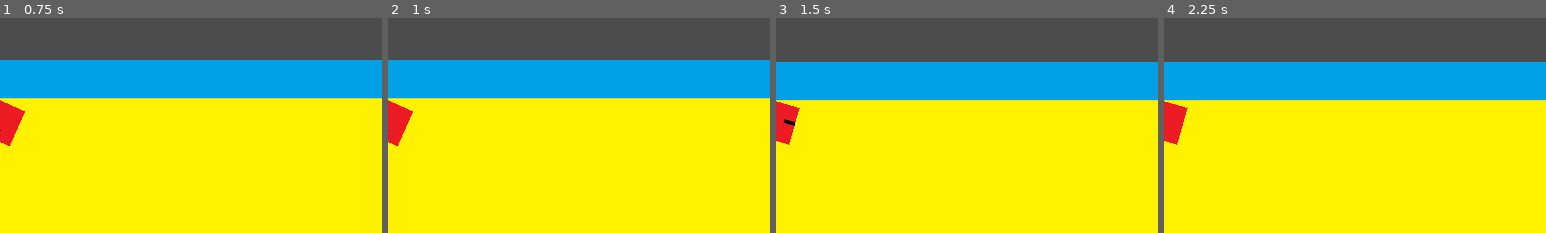
Above: before the commit, frames 1-4 (left to right).
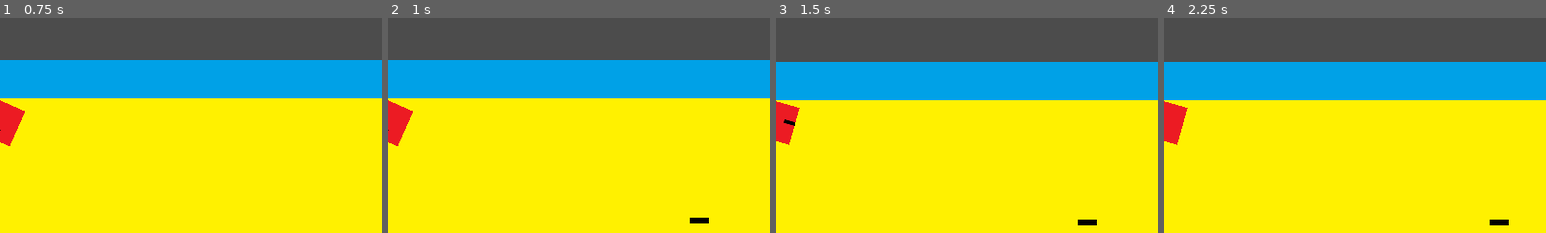
Above: after the commit, the same moments.

Repository: devmcclu/Project-FreeGUN
Game: Godot game, scene res://levels/Main.tscn
The game is run twice, just before and just after one commit, with the same random seed, the same clock (stepped at 60 frames per second) and the same inputs. This scene is started directly instead of the project's main scene.
Inputs (mouse positions are % of the whole screen's width and height, from its top left):
- Up to frame 1 (0.75 s): tap Enter at 0.5 s; move the mouse to (45, 70) at 0.52 s; hold W (player_move_up) from 0.53 s (still down); click (45, 70) at 0.6 s
- Up to frame 2 (1 s): keep holding W (player_move_up)
- Up to frame 3 (1.5 s): keep holding W (player_move_up); tap Space at 1.25 s; move the mouse to (80, 65) at 1.27 s; tap 1 (switch_weapon_1) at 1.35 s
- Up to frame 4 (2.25 s): tap Enter at 2 s; move the mouse to (20, 35) at 2.02 s; release W (player_move_up) at 2.03 s; hold A (player_move_left) from 2.03 s (still down); tap 2 (switch_weapon_2) at 2.1 s
The pictures show only the part of the screen within x 50-100%, y 26-76%; the shares and areas given below are measured in that part.

Frame 1 is identical in both runs. In frame 2, 0.1% of the frame differs, in the area x 79-84%, y 92-96%; in frame 3, 0.1%; in frame 4, 0.1%.
Error after the commit: Invalid get index 'global_position' (on base: 'null instance'). (res://characters/enemy/enemy.gd:34)

Commit message:
Refactor enemy script

Diff:
--- a/characters/enemy/enemy.tscn
+++ b/characters/enemy/enemy.tscn
@@ -9,7 +9,7 @@
 custom_solver_bias = 0.0
 extents = Vector2( 32.152, 31.9393 )
 
-[node name="enemy" type="KinematicBody2D"]
+[node name="Enemy" type="KinematicBody2D" index="0"]
 
 input_pickable = false
 collision_layer = 1
@@ -19,7 +19,7 @@
 _sections_unfolded = [ "Collision", "Transform" ]
 speed = 200
 
-[node name="enemy" type="Sprite" parent="." index="0"]
+[node name="EnemySprite" type="Sprite" parent="." index="0"]
 
 texture = ExtResource( 2 )
 _sections_unfolded = [ "Transform" ]
@@ -28,18 +28,18 @@
 
 shape = SubResource( 1 )
 
-[node name="shoot_timer" type="Timer" parent="." index="2"]
+[node name="ShootTimer" type="Timer" parent="." index="2"]
 
 process_mode = 1
 wait_time = 1.0
 one_shot = false
 autostart = true
 
-[node name="bullet_spawn" type="Sprite" parent="." index="3"]
+[node name="BulletSpawn" type="Sprite" parent="." index="3"]
 
 position = Vector2( 48, 0 )
 rotation = 1.5708
 texture = ExtResource( 3 )
 _sections_unfolded = [ "Transform", "Visibility" ]
 
-[connection signal="timeout" from="shoot_timer" to="." method="_on_ShootTimer_timeout"]
+[connection signal="timeout" from="ShootTimer" to="." method="_on_ShootTimer_timeout"]
